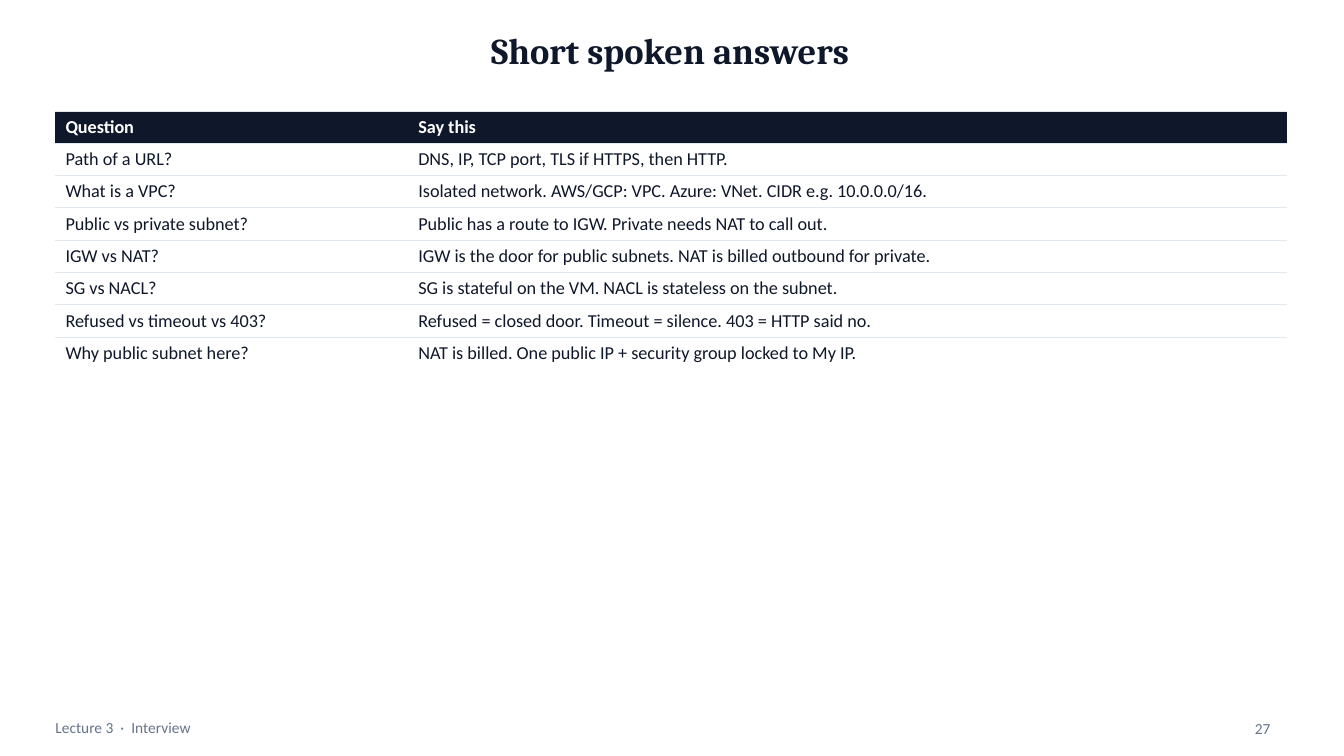
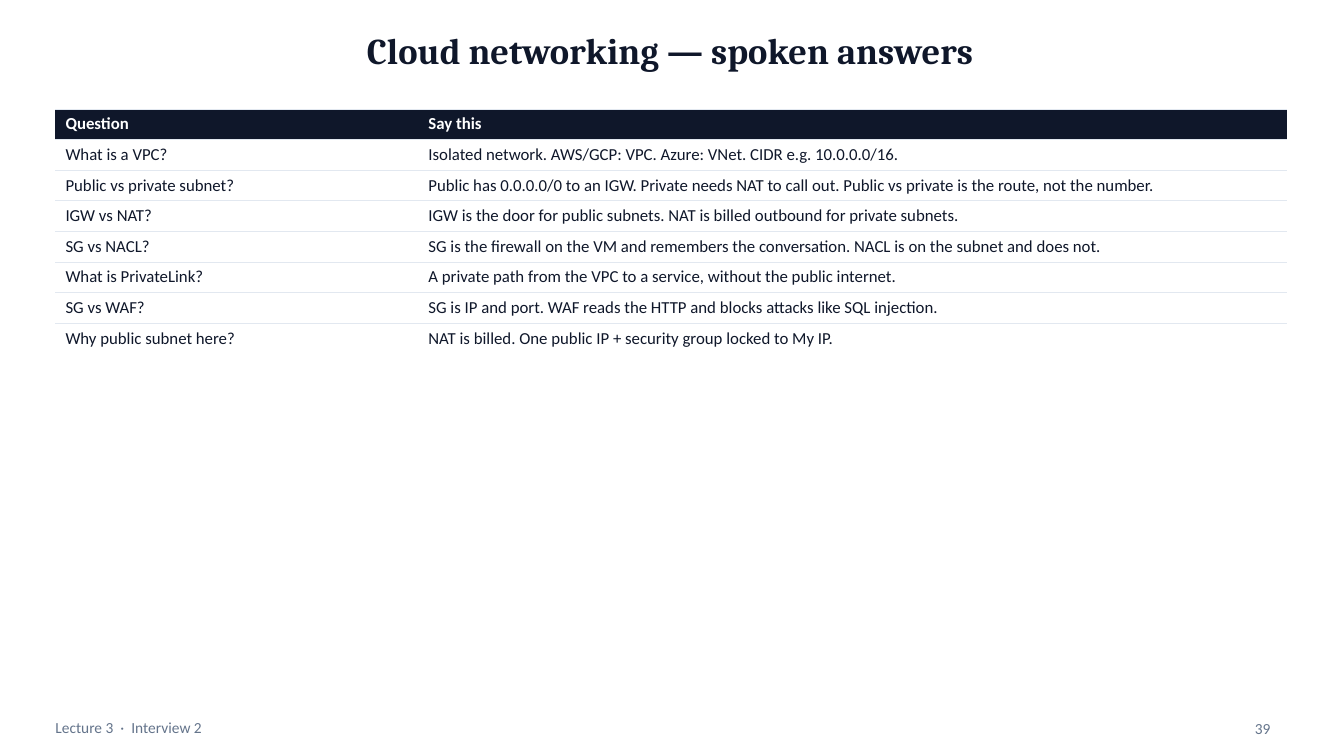
Before and after one commit to mayurb99/Devops_Beginners, a slide deck: slide 39 of lec-03/presentation/lec-03-networking.pptx (slide 27 before the commit). Drawn at 1344x756 pixels with LibreOffice and Linux fonts; fonts in the diff are those of the drawing. Boxes give left, top, right and bottom in pixels: in the first picture for what was removed or moved away, otherwise in the second. Text is boxed around its words. In the diff, an @@ line names an element or a change of style, - is before the commit and + after.

```diff
--- a/lec-03/presentation/lec-03-networking.pptx
+++ b/lec-03/presentation/lec-03-networking.pptx
@@ title at (x1=367, y1=38, x2=973, y2=72): text changed @@
-Short spoken answers
+Cloud networking — spoken answers
@@ table at (x1=55, y1=109, x2=1288, y2=351) @@
-row 2: Path of a URL? | DNS, IP, TCP port, TLS if HTTPS, then HTTP.
-row 4: Public vs private subnet? | Public has a route to IGW. Private needs NAT to call out.
-row 5: IGW vs NAT? | IGW is the door for public subnets. NAT is billed outbound for private.
-row 6: SG vs NACL? | SG is stateful on the VM. NACL is stateless on the subnet.
-row 7: Refused vs timeout vs 403? | Refused = closed door. Timeout = silence. 403 = HTTP said no.
+row 3: Public vs private subnet? | Public has 0.0.0.0/0 to an IGW. Private needs NAT to call out. Public vs private is the route, not the number.
+row 4: IGW vs NAT? | IGW is the door for public subnets. NAT is billed outbound for private subnets.
+row 5: SG vs NACL? | SG is the firewall on the VM and remembers the conversation. NACL is on the subnet and does not.
+row 6: What is PrivateLink? | A private path from the VPC to a service, without the public internet.
+row 7: SG vs WAF? | SG is IP and port. WAF reads the HTTP and blocks attacks like SQL injection.
@@ size 13 to 12 pt in "Question", "Say this", "Why public subnet here?", "NAT is billed. One public IP + ..." @@
@@ text at (x1=55, y1=722, x2=202, y2=733): text changed @@
-Lecture 3 · Interview
+Lecture 3 · Interview 2
@@ page number at (x1=1255, y1=724, x2=1271, y2=734): text changed @@
-27
+39
```
Also in this commit, not shown: 23 other slides changed, 15 slides added, 3 slides removed, 7 other files.
